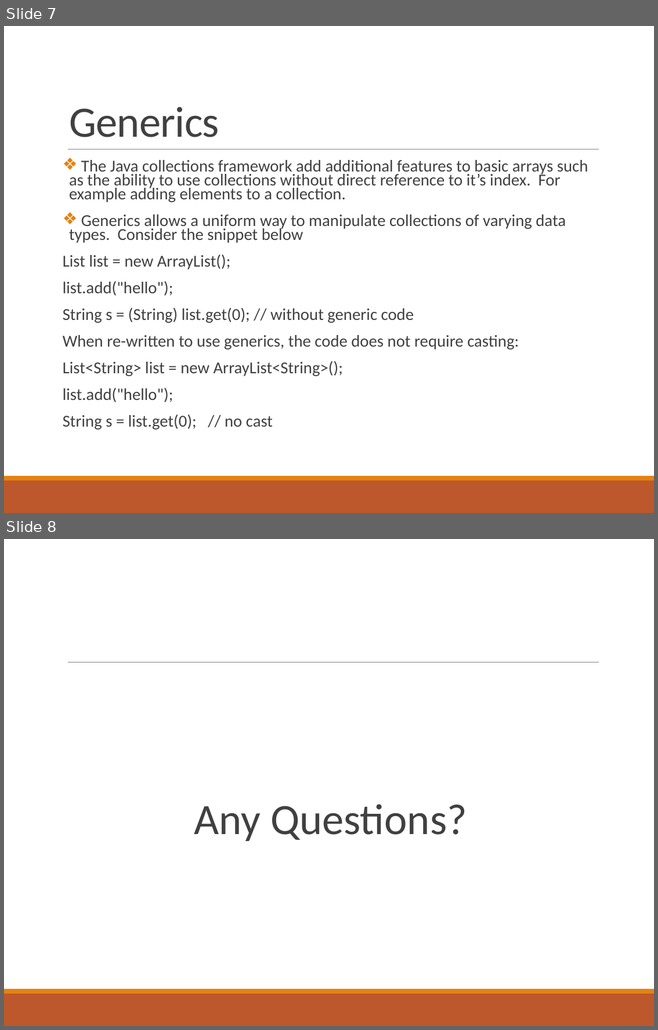
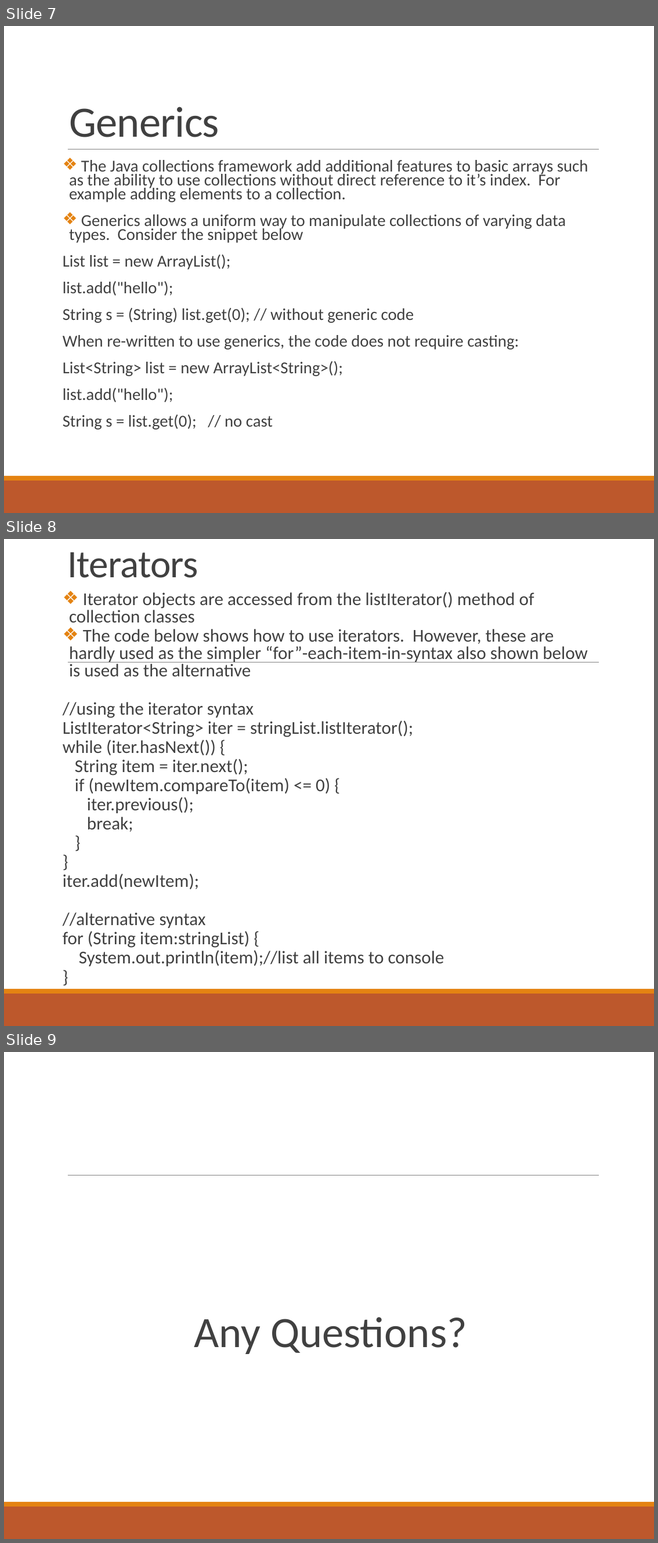
Before and after one commit to deeperj/dillinger, a slide deck: thesis/ukapp2/wqu_isc/sofware_design/Lesson 5 - Java.pptx. Shown one above the other, each under a label of ours: slides 7 and 8 before the commit, slides 7, 8 and 9 after it. The pictures are 658x1030 and 658x1543 pixels, drawn with LibreOffice and Linux fonts; fonts in the diff are those of the drawing. Boxes give left, top, right and bottom in pixels: in the first picture for what was removed or moved away, otherwise in the second. Text is boxed around its words. In the diff, an @@ line names an element or a change of style, - is before the commit and + after.

```diff
--- a/thesis/ukapp2/wqu_isc/sofware_design/Lesson 5 - Java.pptx
+++ b/thesis/ukapp2/wqu_isc/sofware_design/Lesson 5 - Java.pptx
@@ slide 8 added at (x1=4, y1=539, x2=654, y2=1026), background #FFFFFF; not listed: 3 template elements that a slide beside it also shows @@
@@ title added at (x1=67, y1=552, x2=198, y2=578), 43.2 pt, text #404040 @@
+Iterators
@@ text added at (x1=63, y1=592, x2=587, y2=966), 20 pt, text #404040 @@
+❖ Iterator objects are accessed from the listIterator() method of collection classes
+❖ The code below shows how to use iterators. However, these are hardly used as the simpler “for”-each-item-in-syntax also shown below is used as the alternative
+//using the iterator syntax
+ListIterator<String> iter = stringList.listIterator();
+while (iter.hasNext()) {
+String item = iter.next();
+if (newItem.compareTo(item) <= 0) {
+iter.previous();
+break;
+}
+}
+iter.add(newItem);
+//alternative syntax
+for (String item:stringList) {
+System.out.println(item);//list all items to console
+}
@@ what was slide 8 is now slide 9 @@
```
Also in this commit, not shown: 4 slides changed, 5 other slides added, 2 slides removed, 2 other files.
